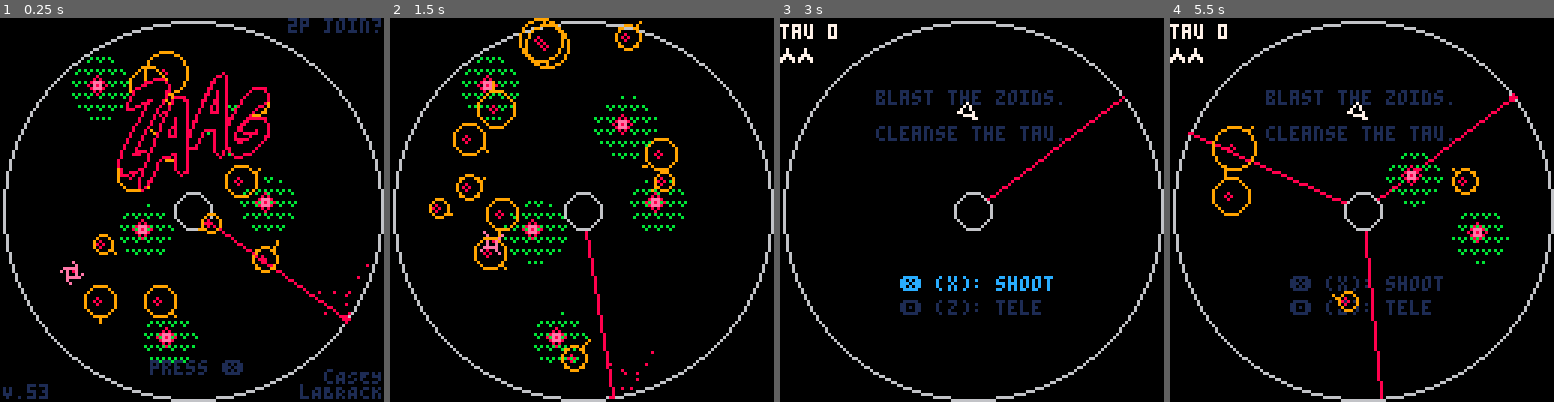
Above: before the commit, frames 1-4 (left to right).
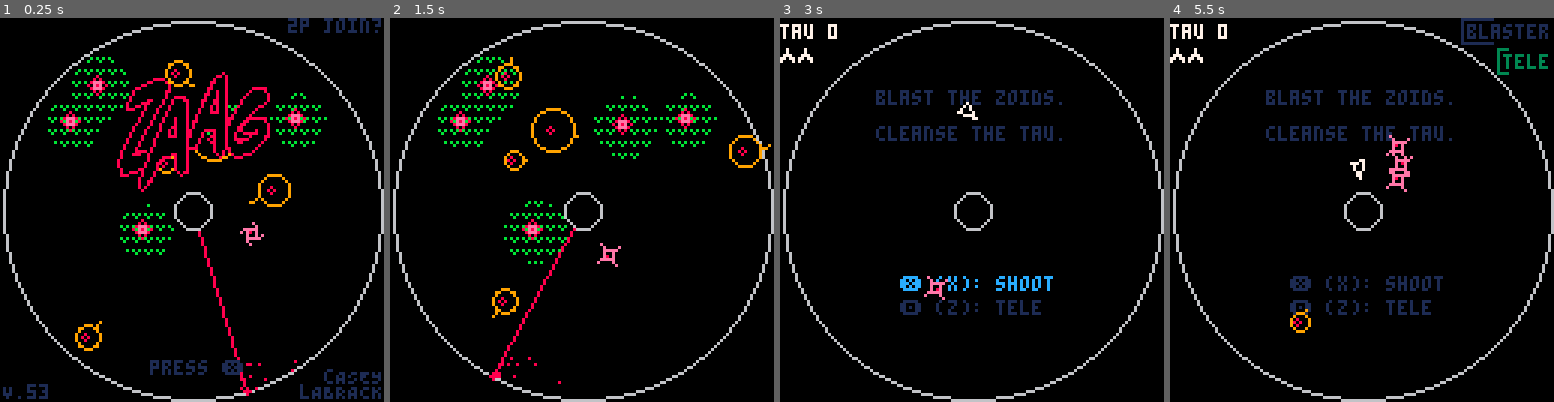
Above: after the commit, the same moments.

Repository: caseylabrack/laser
Game: PICO-8 cartridge zaag.p8
Two runs of this game, one before a commit and one after it. Both use one fixed random seed, a clock stepped at 60 frames per second and the inputs below.
Inputs:
- Up to frame 1 (0.25 s): no input
- Up to frame 2 (1.5 s): tap X (X key) at 0.33, 1.07 s; tap O (Z key) at 0.7 s
- Up to frame 3 (3 s): hold Right 1.6-2.1 s; tap O (Z key) every 0.4 s from 1.7 to 2.9 s; tap X (X key) at 1.85, 2.97 s; hold Up 2.15-2.42 s; hold Right from 2.47 s (still down)
- Up to frame 4 (5.5 s): release Right at 3.03 s; hold Left 3.08-3.58 s; tap O (Z key) every 0.4 s from 3.3 to 5.3 s; hold Down 3.63-3.97 s; hold Right 4.02-4.68 s; tap X (X key) at 4.08, 5.2 s; hold Up 4.73-5.03 s; hold Left from 5.08 s (still down)

The runs differ from the first frame. In frame 1, 4.8% of the frame differs, in the area x 12-97%, y 8-99%; in frame 2, 6.0%, in the area x 10-100%, y 0-100%; in frame 3, 0.4%; in frame 4, 4.1%.

Commit message:
multiple bombs possible

Diff:
--- a/zaag.p8
+++ b/zaag.p8
@@ -23,8 +23,8 @@
 }
 laserspeeds={.0025,.002,.0015}
 --laserspeeds={.005,.004,.003}
---players, lasers, safe zones, animations (coroutines), animations in draw phase, flowers, roids, bullets
-ps,lz,zs,as,a2,fs,rs,bs={},{},{},{},{},{},{},{}
+--players, lasers, safe zones, animations (coroutines), animations in draw phase, flowers, roids, bullets, homing bombs
+ps,lz,zs,as,a2,fs,rs,bs,hs={},{},{},{},{},{},{},{},{}
 inner,outer_r={x=64,y=64,r=6,enabled=true},63
 lvl,mulligans=1,1
 extralives=mulligans
@@ -336,7 +336,9 @@
 end
 
 --homing bomb move
-h:update()
+for h in all(hs) do
+	h:update()
+end
 
 for p in all(ps) do
 
@@ -363,8 +365,10 @@
 		end
 
 		--player vs. homing bombs
-		if h.enabled and touching(p,h) then
-			died(p,h)
+		for h in all(hs) do
+			if h.enabled and touching(p,h) then
+				died(p,h)
+			end
 		end
 
 		--player vs. boss
@@ -474,13 +478,15 @@
 					goto donebullet
 				end
 			end
-			if h.enabled and touching(h,b) then
-				sfx(42)
-				b:splash()
-				h.stunned=true
-				h.timer=dmg[difficulty].bomb
-				h.dx+=b.dx/4	h.dy+=b.dy/4
-				goto donebullet
+			for h in all(hs) do
+				if h.enabled and touching(h,b) then
+					sfx(42)
+					b:splash()
+					h.stunned=true
+					h.timer=dmg[difficulty].bomb
+					h.dx+=b.dx/4	h.dy+=b.dy/4
+					goto donebullet
+				end
 			end
 			if boss.enabled and touching(boss,b) then
 				boss.hp-=dmg[difficulty].boss
@@ -604,10 +610,7 @@
 end
 
 pal()
---if outer.enabled then
-	circ(64,64,outer_r,6)
---	circle(outer.x,outer.y,outer.r,6)
---end
+circ(64,64,outer_r,6)
 pal(cp)
 
 --laser
@@ -648,7 +651,10 @@
 end
 
 --homing bombs
-h:render()
+--h:render()
+for h in all(hs) do
+	h:render()
+end
 
 --player
 for p in all(ps) do
@@ -805,8 +811,8 @@
 }
 
 function makelvl()
-	budget=7
-	lvls={roids=3}
+	budget=-1
+	lvls={roids=1,bomb=3}
 
 	while budget>0 do
 
@@ -890,9 +896,12 @@
 				if #lz==num then break end
 			end
 			if unit=="bomb" then
+--				h:spawn()
+				h=spawnbomb()
 				h:spawn()
+				add(hs,h)
 				sfx(9)
-				break
+				if #hs==num then break end
 			end
 			if unit=="flowers" then
 				local f={}
@@ -1134,7 +1143,8 @@
 end
 
 function clearlevel()
-		lz,zs,h.enabled,rs,fs={},{},false,{},{}
+		lz,zs,hs,rs,fs={},{},{},{},{}
+--		lz,zs,h.enabled,rs,fs={},{},false,{},{}
 		for b in all(bs) do
 			b.enabled=false b.parts={}
 		end
@@ -1258,7 +1268,8 @@
 --misc
 
 --homing bomb
-h=setmetatable({
+function spawnbomb()
+	return setmetatable({
 			r=3,dx=0,dy=0,t=.02,
 			enabled=false,timer=0,
 			frametick=0,
@@ -1281,7 +1292,8 @@
 						dx+=cos(a)*t dy+=sin(a)*t
 						frametick+=1
 					end
-					dx*=.97 dy*=.97
+					dx*=.99 dy*=.99
+--					dx*=.97 dy*=.97
 					x+=dx	y+=dy
 					local a2=atan2(x-64,y-64)
 					if dist(x,y,64,64)<8 then
@@ -1312,6 +1324,61 @@
 				end
 			end,
 		},{__index=_ENV})
+end
+--h=setmetatable({
+--			r=3,dx=0,dy=0,t=.02,
+--			enabled=false,timer=0,
+--			frametick=0,
+--			spawn=function(_ENV)
+--				local a,d=aim_away(.25,.6),rnd(64-24)+12
+--				x,y,dx,dy,enabled,
+--				timer,frametick,stunnned=
+--				64+cos(a)*d,64+sin(a)*d,0,0,
+--				true,0,0,false
+--			end,
+--
+--			update=function(_ENV)
+--				if enabled then
+--					if stunned then
+--						timer-=1
+--						if timer<0 then stunned=false end
+--					else
+--						local target=closestplayer(h)
+--						local a=atan2(target.x-x+rnd(4)-2,target.y-y+rnd(4)-2)
+--						dx+=cos(a)*t dy+=sin(a)*t
+--						frametick+=1
+--					end
+--					dx*=.97 dy*=.97
+--					x+=dx	y+=dy
+--					local a2=atan2(x-64,y-64)
+--					if dist(x,y,64,64)<8 then
+--						x,y=64+cos(a2)*8,64+sin(a2)*8
+--					end
+--					if dist(x,y,64,64)>63 then
+--						x,y=64+cos(a2)*63,64+sin(a2)*63
+--					end
+--				end
+--			end,
+--
+--			render=function(_ENV)
+--				if enabled then
+--					palt(10,true)
+--					palt(0,false)
+--					local _x,_y=0,0
+--					if stunned then
+--						spr(23,x-4,y-4)
+--						_x,_y=rnd(),rnd()
+--					else
+--						spr((flr(frametick%16)/4)+16,x-4,y-4)
+--						_x=dx<0 and 1 or 0
+--						_y=dy<0 and 1 or 0
+----						pset(x-(dx<0 and 1 or 0),y-(dy<0 and 1 or 0),8)
+--					end
+--					pset(x-_x,y-_y,8)
+--					palt()
+--				end
+--			end,
+--		},{__index=_ENV})
 
 
 --palettes
@@ -1596,7 +1663,9 @@
 	inner.enabled=true
 	local a=rnd()
 	add(lz,{a=a,x=64+cos(a)*63,y=64+sin(a)*63,speed=.0025,parts={index=0}})
+	h=spawnbomb()
 	h:spawn()
+	add(hs,h)
 	for i=1,5 do
 		local f={}
 		f.tick,f.max=flr(rnd(100)),12
